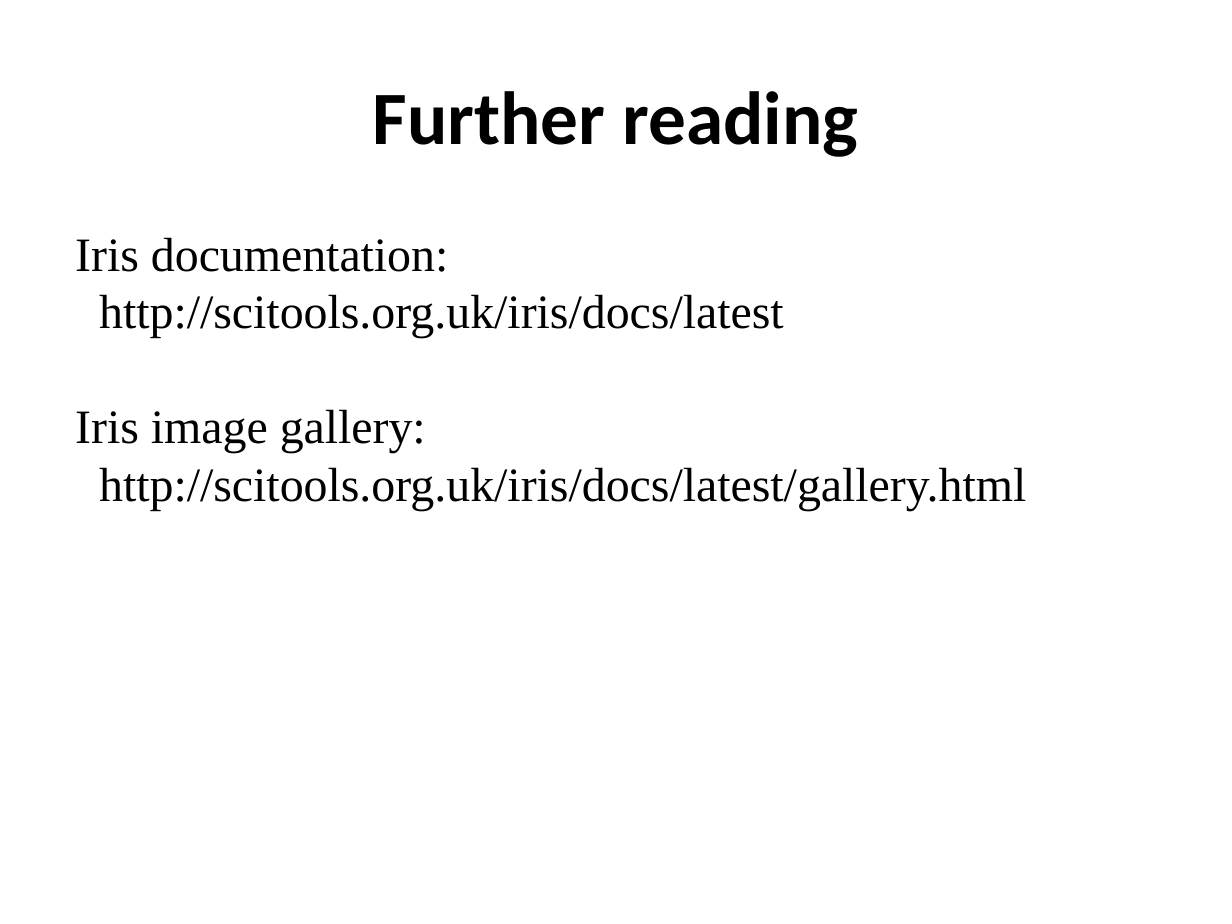
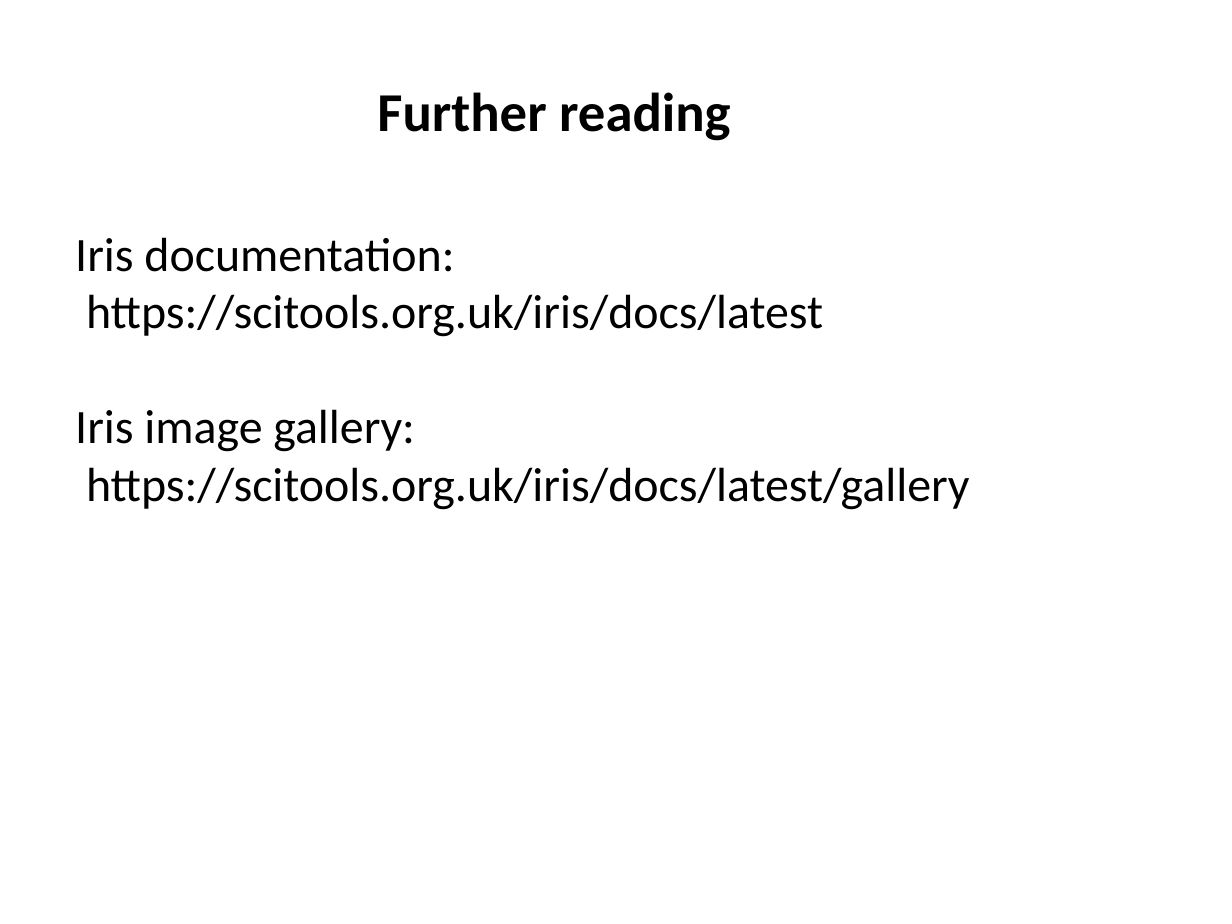
Before and after one commit to ncasuk/ncas-isc, a slide deck: slide 19 of python/presentations/data_tools/01_iris.ppt. Drawn at 1232x924 pixels with LibreOffice and Linux fonts; fonts in the diff are those of the drawing; background and template pictures are left out. Boxes give left, top, right and bottom in pixels: in the first picture for what was removed or moved away, otherwise in the second. Text is boxed around its words. In the diff, an @@ line names an element or a change of style, - is before the commit and + after.

```diff
--- a/python/presentations/data_tools/01_iris.ppt
+++ b/python/presentations/data_tools/01_iris.ppt
@@ title "Further reading" at (377,92,731,141): size 44 to 32 pt; line spacing 1 to 0.9 @@
@@ text at (75,237,454,452): font Times New Roman to Calibri in "Iris documentation:", "Iris image gallery:" @@
@@ text at (86,294,823,337): text changed; font Times New Roman to Calibri @@
-http://scitools.org.uk/iris/docs/latest
+https://scitools.org.uk/iris/docs/latest
@@ text at (86,467,970,510): text changed; font Times New Roman to Calibri @@
-http://scitools.org.uk/iris/docs/latest/gallery.html
+https://scitools.org.uk/iris/docs/latest/gallery
```
Also in this commit, not shown: 15 other slides changed, 1 slide added, 1 slide removed, 1 other file.
